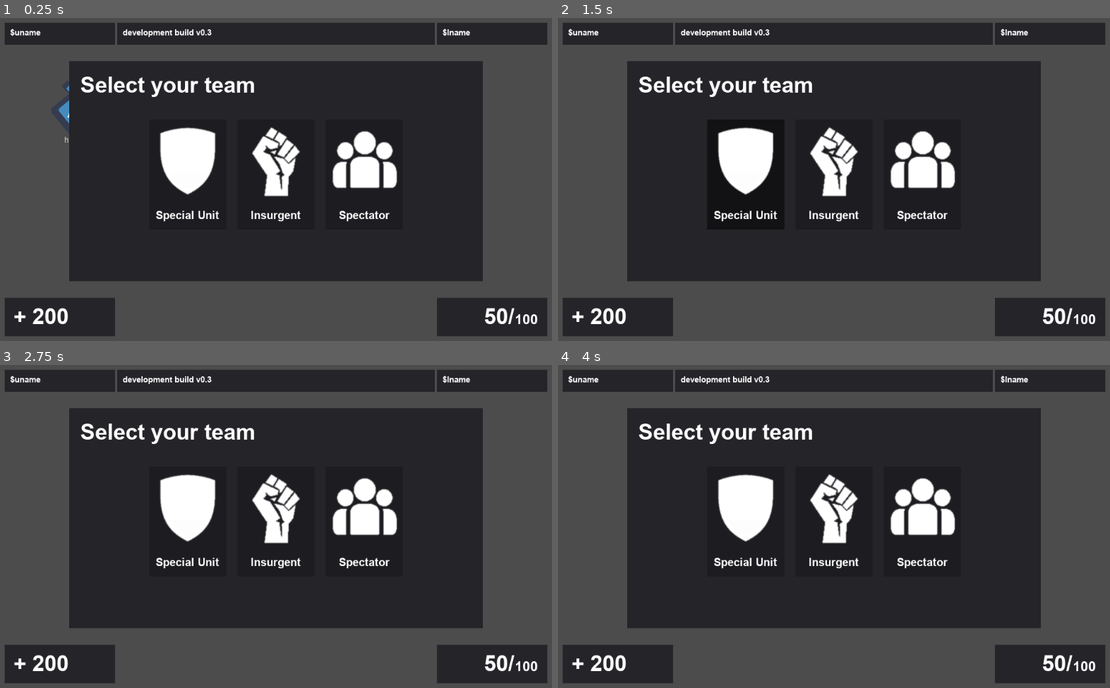
Above: before the commit, frames 1-4 (two rows, left to right).
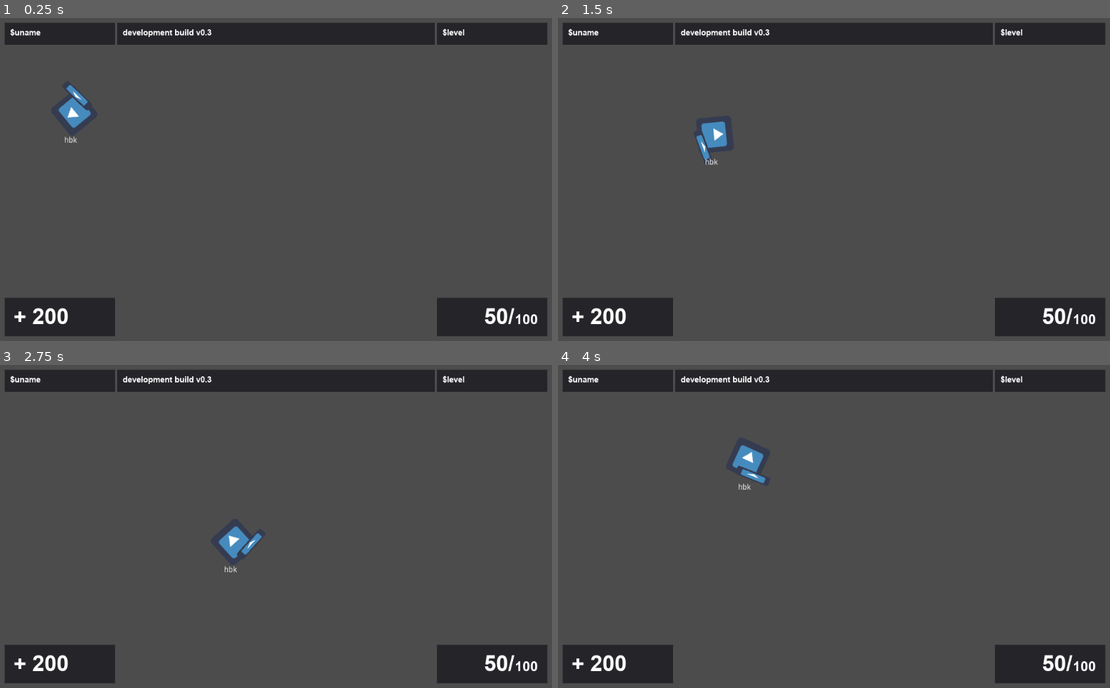
Above: after the commit, the same moments.

Repository: hakanrw/fireware
Game: Godot game, scene res://main.tscn
Two runs of this game, one before a commit and one after it. Both use one fixed random seed, a clock stepped at 60 frames per second and the inputs below. This scene is started directly instead of the project's main scene. The engine's default icon, where the game draws it, is replaced by a stand-in: a white triangle on a blue panel in a dark square.
Inputs (mouse positions are in pixels of both pictures, inside the frame that each line leads up to):
- Up to frame 1 (0.25 s): no input
- Up to frame 2 (1.5 s): tap Enter at 0.5 s; move the mouse to (960, 163) at 0.52 s; hold Right (ui_right) 0.53-1.28 s; click (960, 163) at 0.67 s; move the mouse to (723, 195) at 1.27 s; hold Down (ui_down) from 1.28 s (still down)
- Up to frame 3 (2.75 s): move the mouse to (331, 455) at 2.02 s; release Down (ui_down) at 2.03 s; hold Right (ui_right) from 2.03 s (still down)
- Up to frame 4 (4 s): move the mouse to (806, 591) at 2.77 s; release Right (ui_right) at 2.78 s; hold Up (ui_up) 2.78-3.53 s; click (806, 591) at 2.92 s; move the mouse to (1005, 574) at 3.52 s; hold Left (ui_left) from 3.53 s (still down)

The runs differ from the first frame. In frame 1, 51% of the frame differs, in the area x 12-88%, y 3-82%; in frame 2, 51%; in frame 3, 51%; in frame 4, 51%.

Commit message:
update hud elements

Diff:
--- a/main.tscn
+++ b/main.tscn
@@ -1,7 +1,7 @@
 [gd_scene load_steps=4 format=2]
 
 [ext_resource path="res://player/player.tscn" type="PackedScene" id=1]
-[ext_resource path="res://ui/hud.tscn" type="PackedScene" id=2]
+[ext_resource path="res://ui/hud/hud.tscn" type="PackedScene" id=2]
 [ext_resource path="res://player/local_player.gd" type="Script" id=3]
 
 [node name="World" type="Node"]
--- /dev/null
+++ b/ui/hud/hud.gd
@@ -0,0 +1,12 @@
+extends Control
+
+onready var htd = $VBoxContainer/HTD
+onready var hmd = $VBoxContainer/MarginContainer/HMD
+onready var hbd = $VBoxContainer/HBD
+
+onready var health_label = $VBoxContainer/HBD/HBoxContainer/HealthPanel/Health
+onready var ammo_panel = $VBoxContainer/HBD/HBoxContainer/AmmoPanel/Ammo
+onready var mag_manel = $VBoxContainer/HBD/HBoxContainer/AmmoPanel/Magazine
+
+func _ready():
+	pass
--- a/ui/hud.tscn
+++ b/ui/hud/hud.tscn
@@ -2,7 +2,7 @@
 
 [ext_resource path="res://fonts/font_dynamic.tres" type="DynamicFont" id=1]
 [ext_resource path="res://fonts/font_dynamic_small.tres" type="DynamicFont" id=2]
-[ext_resource path="res://ui/team_select.tscn" type="PackedScene" id=3]
+[ext_resource path="res://ui/hud/hud.gd" type="Script" id=4]
 
 [sub_resource type="DynamicFontData" id=1]
 font_path = "res://fonts/arialbd.ttf"
@@ -11,9 +11,10 @@
 size = 25
 font_data = SubResource( 1 )
 
-[node name="Control" type="Control"]
+[node name="HUD" type="Control"]
 anchor_right = 1.0
 anchor_bottom = 1.0
+script = ExtResource( 4 )
 __meta__ = {
 "_edit_use_anchors_": false
 }
@@ -27,7 +28,7 @@
 "_edit_use_anchors_": false
 }
 
-[node name="HUD" type="MarginContainer" parent="VBoxContainer"]
+[node name="HTD" type="MarginContainer" parent="VBoxContainer"]
 margin_right = 1024.0
 margin_bottom = 70.0
 rect_min_size = Vector2( 0, 70 )
@@ -39,18 +40,18 @@
 "_edit_use_anchors_": false
 }
 
-[node name="HBoxContainer" type="HBoxContainer" parent="VBoxContainer/HUD"]
+[node name="HBoxContainer" type="HBoxContainer" parent="VBoxContainer/HTD"]
 margin_left = 20.0
 margin_top = 15.0
 margin_right = 1004.0
 margin_bottom = 55.0
 
-[node name="Panel" type="Panel" parent="VBoxContainer/HUD/HBoxContainer"]
+[node name="Panel" type="Panel" parent="VBoxContainer/HTD/HBoxContainer"]
 margin_right = 200.0
 margin_bottom = 40.0
 rect_min_size = Vector2( 200, 0 )
 
-[node name="LineEdit" type="Label" parent="VBoxContainer/HUD/HBoxContainer/Panel"]
+[node name="LineEdit" type="Label" parent="VBoxContainer/HTD/HBoxContainer/Panel"]
 margin_left = 10.0
 margin_top = 9.0
 margin_right = 188.0
@@ -61,13 +62,13 @@
 "_edit_use_anchors_": false
 }
 
-[node name="Panel2" type="Panel" parent="VBoxContainer/HUD/HBoxContainer"]
+[node name="Panel2" type="Panel" parent="VBoxContainer/HTD/HBoxContainer"]
 margin_left = 204.0
 margin_right = 780.0
 margin_bottom = 40.0
 size_flags_horizontal = 3
 
-[node name="LineEdit" type="Label" parent="VBoxContainer/HUD/HBoxContainer/Panel2"]
+[node name="LineEdit" type="Label" parent="VBoxContainer/HTD/HBoxContainer/Panel2"]
 margin_left = 10.0
 margin_top = 9.0
 margin_right = 188.0
@@ -78,19 +79,19 @@
 "_edit_use_anchors_": false
 }
 
-[node name="Panel3" type="Panel" parent="VBoxContainer/HUD/HBoxContainer"]
+[node name="Panel3" type="Panel" parent="VBoxContainer/HTD/HBoxContainer"]
 margin_left = 784.0
 margin_right = 984.0
 margin_bottom = 40.0
 rect_min_size = Vector2( 200, 0 )
 
-[node name="LineEdit" type="Label" parent="VBoxContainer/HUD/HBoxContainer/Panel3"]
+[node name="LineEdit" type="Label" parent="VBoxContainer/HTD/HBoxContainer/Panel3"]
 margin_left = 10.0
 margin_top = 9.0
 margin_right = 188.0
 margin_bottom = 32.0
 custom_fonts/font = ExtResource( 2 )
-text = "$lname"
+text = "$level"
 __meta__ = {
 "_edit_use_anchors_": false
 }
@@ -106,9 +107,7 @@
 margin_right = 1024.0
 margin_bottom = 422.0
 
-[node name="TeamSelect" parent="VBoxContainer/MarginContainer/HMD" instance=ExtResource( 3 )]
-
-[node name="HDD" type="MarginContainer" parent="VBoxContainer"]
+[node name="HBD" type="MarginContainer" parent="VBoxContainer"]
 margin_top = 500.0
 margin_right = 1024.0
 margin_bottom = 600.0
@@ -121,18 +120,18 @@
 "_edit_use_anchors_": false
 }
 
-[node name="HBoxContainer" type="HBoxContainer" parent="VBoxContainer/HDD"]
+[node name="HBoxContainer" type="HBoxContainer" parent="VBoxContainer/HBD"]
 margin_left = 20.0
 margin_top = 15.0
 margin_right = 1004.0
 margin_bottom = 85.0
 
-[node name="HealthPanel" type="Panel" parent="VBoxContainer/HDD/HBoxContainer"]
+[node name="HealthPanel" type="Panel" parent="VBoxContainer/HBD/HBoxContainer"]
 margin_right = 200.0
 margin_bottom = 70.0
 rect_min_size = Vector2( 200, 0 )
 
-[node name="Health" type="Label" parent="VBoxContainer/HDD/HBoxContainer/HealthPanel"]
+[node name="Health" type="Label" parent="VBoxContainer/HBD/HBoxContainer/HealthPanel"]
 margin_left = 15.5739
 margin_top = 11.3265
 margin_right = 115.574
@@ -143,20 +142,20 @@
 "_edit_use_anchors_": false
 }
 
-[node name="Margin" type="Panel" parent="VBoxContainer/HDD/HBoxContainer"]
+[node name="Margin" type="Panel" parent="VBoxContainer/HBD/HBoxContainer"]
 modulate = Color( 1, 1, 1, 0 )
 margin_left = 204.0
 margin_right = 780.0
 margin_bottom = 70.0
 size_flags_horizontal = 3
 
-[node name="AmmoPanel" type="Panel" parent="VBoxContainer/HDD/HBoxContainer"]
+[node name="AmmoPanel" type="Panel" parent="VBoxContainer/HBD/HBoxContainer"]
 margin_left = 784.0
 margin_right = 984.0
 margin_bottom = 70.0
 rect_min_size = Vector2( 200, 0 )
 
-[node name="Ammo" type="Label" parent="VBoxContainer/HDD/HBoxContainer/AmmoPanel"]
+[node name="Ammo" type="Label" parent="VBoxContainer/HBD/HBoxContainer/AmmoPanel"]
 margin_left = 85.0
 margin_top = 11.0
 margin_right = 144.0
@@ -167,7 +166,7 @@
 "_edit_use_anchors_": false
 }
 
-[node name="Magazine" type="Label" parent="VBoxContainer/HDD/HBoxContainer/AmmoPanel"]
+[node name="Magazine" type="Label" parent="VBoxContainer/HBD/HBoxContainer/AmmoPanel"]
 margin_left = 140.681
 margin_top = 25.2543
 margin_right = 199.681
--- a/ui/team_select.tscn
+++ b/ui/hud/team_select.tscn
@@ -1,18 +1,16 @@
-[gd_scene load_steps=7 format=2]
+[gd_scene load_steps=6 format=2]
 
 [ext_resource path="res://fonts/font_dynamic.tres" type="DynamicFont" id=1]
-[ext_resource path="res://ui/general/card.gd" type="Script" id=2]
 [ext_resource path="res://ui/icons/spectator.png" type="Texture" id=3]
 [ext_resource path="res://ui/general/card.tscn" type="PackedScene" id=4]
 [ext_resource path="res://ui/icons/special_units.png" type="Texture" id=5]
 [ext_resource path="res://ui/icons/insurgent.png" type="Texture" id=6]
 
 [node name="TeamSelect" type="Panel"]
-margin_left = 137.0
-margin_top = 11.0
-margin_right = 887.0
-margin_bottom = 411.0
 rect_min_size = Vector2( 750, 400 )
+__meta__ = {
+"_edit_use_anchors_": false
+}
 
 [node name="MarginContainer" type="MarginContainer" parent="."]
 anchor_right = 1.0
@@ -52,43 +50,18 @@
 margin_bottom = 200.0
 custom_constants/separation = 20
 
-[node name="SpecialUnit" type="Panel" parent="MarginContainer/VBoxContainer/CenterContainer/HBoxContainer" instance=ExtResource( 4 )]
-self_modulate = Color( 0.803922, 0.803922, 0.803922, 1 )
-margin_right = 140.0
-margin_bottom = 200.0
-rect_min_size = Vector2( 140, 200 )
-size_flags_horizontal = 0
-script = ExtResource( 2 )
-__meta__ = {
-"_edit_use_anchors_": false
-}
+[node name="SpecialUnit" parent="MarginContainer/VBoxContainer/CenterContainer/HBoxContainer" instance=ExtResource( 4 )]
 text = "Special Unit"
 texture = ExtResource( 5 )
 
-[node name="Insurgent" type="Panel" parent="MarginContainer/VBoxContainer/CenterContainer/HBoxContainer" instance=ExtResource( 4 )]
-self_modulate = Color( 0.803922, 0.803922, 0.803922, 1 )
+[node name="Insurgent" parent="MarginContainer/VBoxContainer/CenterContainer/HBoxContainer" instance=ExtResource( 4 )]
 margin_left = 160.0
 margin_right = 300.0
-margin_bottom = 200.0
-rect_min_size = Vector2( 140, 200 )
-size_flags_horizontal = 0
-script = ExtResource( 2 )
-__meta__ = {
-"_edit_use_anchors_": false
-}
 text = "Insurgent"
 texture = ExtResource( 6 )
 
-[node name="Spectator" type="Panel" parent="MarginContainer/VBoxContainer/CenterContainer/HBoxContainer" instance=ExtResource( 4 )]
-self_modulate = Color( 0.803922, 0.803922, 0.803922, 1 )
+[node name="Spectator" parent="MarginContainer/VBoxContainer/CenterContainer/HBoxContainer" instance=ExtResource( 4 )]
 margin_left = 320.0
 margin_right = 460.0
-margin_bottom = 200.0
-rect_min_size = Vector2( 140, 200 )
-size_flags_horizontal = 0
-script = ExtResource( 2 )
-__meta__ = {
-"_edit_use_anchors_": false
-}
 text = "Spectator"
 texture = ExtResource( 3 )
Not shown, changed: README.md
